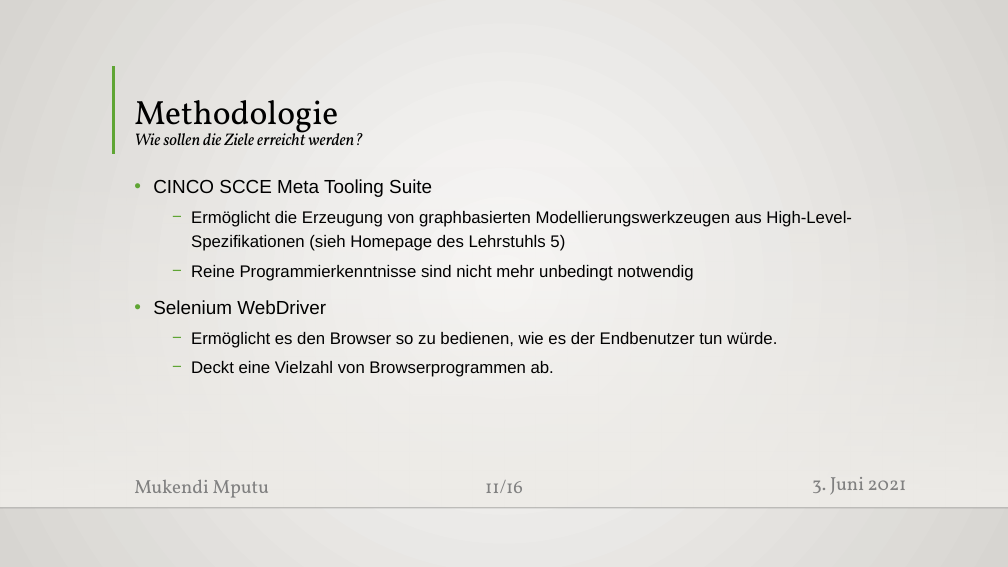
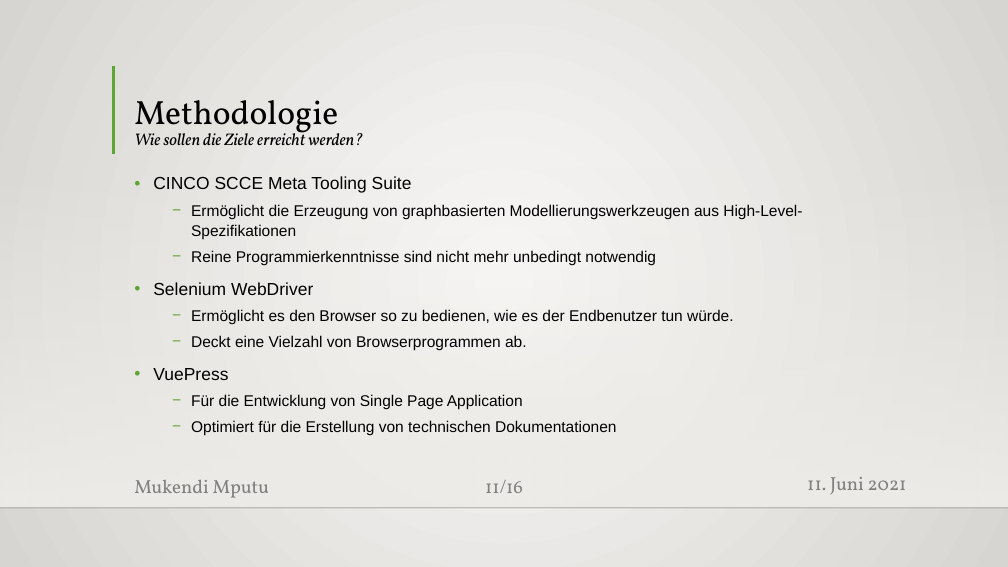
Before and after one commit to MukendiMputu/BachelorThesis, a slide deck: slide 11 of Proposalvortrag.pptx. Drawn at 1008x567 pixels with LibreOffice and Linux fonts; fonts in the diff are those of the drawing; background and template pictures are left out. Boxes give left, top, right and bottom in pixels: in the first picture for what was removed or moved away, otherwise in the second. Text is boxed around its words. In the diff, an @@ line names an element or a change of style, - is before the commit and + after.

```diff
--- a/Proposalvortrag.pptx
+++ b/Proposalvortrag.pptx
@@ text at (153,176,734,350): size 18 to 16.6 pt in "CINCO SCCE Meta Tooling Suite", "Selenium WebDriver"; size 16 to 14.8 pt in "Reine Programmierkenntnisse sind nicht mehr unbedingt notwen ...", "Ermöglicht es den Browser so zu bedienen, ...", "Deckt eine Vielzahl von Browserprogrammen ab."; line spacing 1.2 to 1.1 @@
@@ text at (191,204,802,239): text changed; size 16 to 14.8 pt @@
-  − Ermöglicht die Erzeugung von graphbasierten Modellierungswerkzeugen aus High-Level-Spezifikationen (sieh Homepage des Lehrstuhls 5)
+  − Ermöglicht die Erzeugung von graphbasierten Modellierungswerkzeugen aus High-Level-Spezifikationen
@@ text at (153,368,616,435): paragraphs added @@
+• VuePress
+  − Für die Entwicklung von Single Page Application
+  − Optimiert für die Erstellung von technischen Dokumentationen
@@ text at (807,477,907,495): text changed @@
-3. Juni 2021
+11. Juni 2021
```
Also in this commit, not shown: 10 other slides changed, 2 slides added, 2 slides removed, 1 other file.
